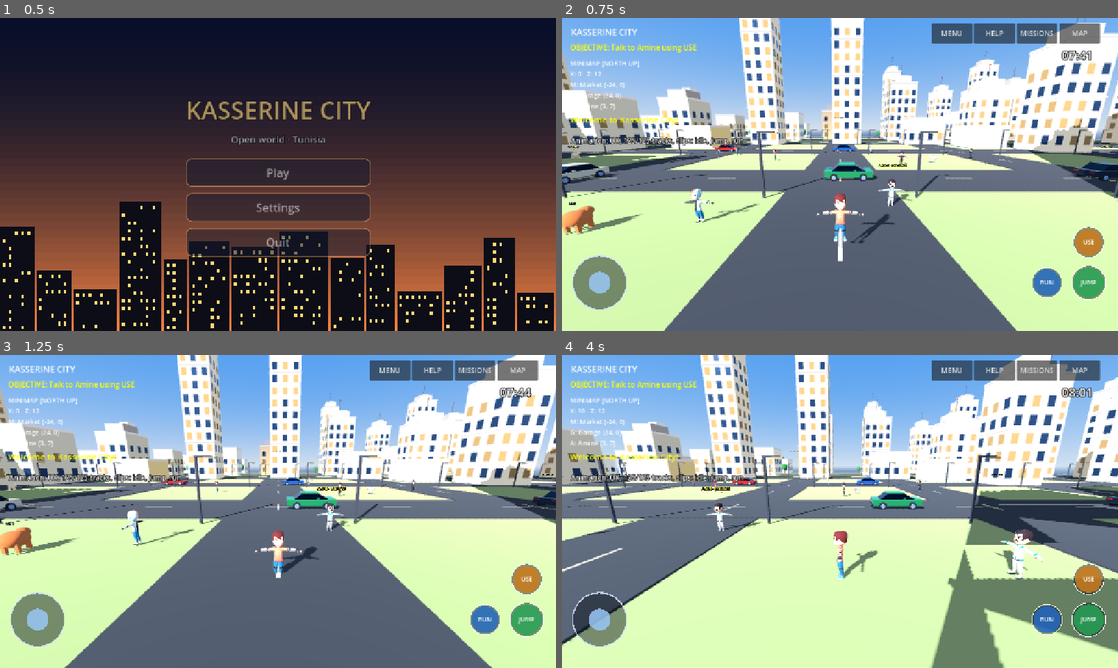
Above: before the commit, frames 1-4 (two rows, left to right).
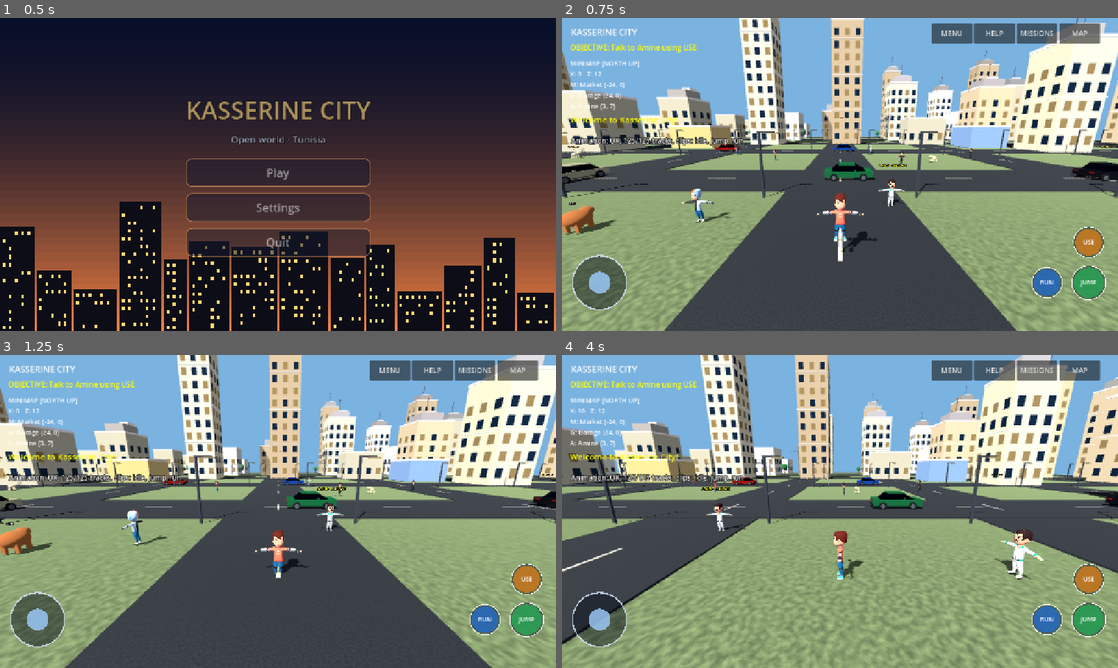
Above: after the commit, the same moments.

Repository: Gass-OS/Kasserine-City
Game: Godot game, scene res://menu.tscn
Same seed, same stepped clock (60 frames per second), same inputs: the game is played once before the commit and once after it.
Inputs (mouse positions are in pixels of both pictures, inside the frame that each line leads up to):
- Up to frame 1 (0.5 s): no input
- Up to frame 2 (0.75 s): click "Play" at 0.5 s
- Up to frame 3 (1.25 s): no input
- Up to frame 4 (4 s): move the mouse to (962, 495) at 1.27 s; hold D 1.28-2 s; click (962, 495) at 1.42 s; tap Space at 1.52 s; drag from (728, 527) to (812, 574) at 2.02 s; move the mouse to (895, 442) at 2.77 s; hold D 2.78-3.5 s; drag from (812, 574) to (673, 464) at 3.52 s

Frame 1 is identical in both runs. In frame 2, 78% of the frame differs, in the area x 0-100%, y 0-100%; in frame 3, 79%; in frame 4, 79%.
Error after the commit: Parse Error: Used space character for indentation instead of tab as used before in the file. (res://scripts/daynight.gd:84)

Commit message:
Stage 5: procedural PBR-like materials, cinematic lighting, fog, bloom

Diff:
--- a/main.tscn
+++ b/main.tscn
@@ -6,6 +6,7 @@
 [ext_resource type="Script" path="res://scripts/dialogue.gd" id="4"]
 [ext_resource type="Script" path="res://scripts/anim_driver.gd" id="5"]
 [ext_resource type="Script" path="res://scripts/missions_plus.gd" id="6"]
+[ext_resource type="Script" path="res://scripts/materials_plus.gd" id="7"]
 
 [node name="KasserineCity" type="Node3D"]
 script = ExtResource("1")
@@ -24,3 +25,6 @@
 
 [node name="MissionsPlus" type="Node" parent="."]
 script = ExtResource("6")
+
+[node name="MaterialsPlus" type="Node" parent="."]
+script = ExtResource("7")
--- a/scripts/daynight.gd
+++ b/scripts/daynight.gd
@@ -80,3 +80,27 @@
 	env.ambient_light_energy = lerpf(0.5, 1.0, day)
 	var hrs := t * 24.0
 	clock.text = "%02d:%02d" % [int(hrs), int(fmod(hrs, 1.0) * 60.0)]
+
+func _fx_setup() -> void:
+    env.tonemap_mode = Environment.TONE_MAPPER_ACES
+    env.tonemap_white = 6.0
+    env.reflected_light_source = Environment.REFLECTION_SOURCE_SKY
+    env.adjustment_enabled = true
+    env.adjustment_contrast = 1.08
+    env.adjustment_saturation = 1.12
+    env.glow_enabled = Settings.quality >= 1
+    env.glow_intensity = 0.8
+    env.glow_bloom = 0.08
+    env.glow_hdr_threshold = 1.0
+    env.glow_blend_mode = Environment.GLOW_BLEND_MODE_SOFTLIGHT
+    env.fog_enabled = Settings.quality >= 1
+    env.fog_density = 0.004
+    env.fog_sky_affect = 0.5
+    sun.directional_shadow_max_distance = 110.0
+    sun.directional_shadow_mode = DirectionalLight3D.SHADOW_PARALLEL_2_SPLITS
+
+func _fx_update(day: float, warm: float, hor: Color) -> void:
+    env.fog_light_color = hor
+    env.fog_density = lerpf(0.007, 0.0035, day)
+    env.glow_intensity = lerpf(1.0, 0.6, day)
+    env.tonemap_exposure = lerpf(1.15, 1.0, day)
--- /dev/null
+++ b/scripts/materials_plus.gd
@@ -0,0 +1,115 @@
+extends Node
+
+const ROAD := Color(0.16, 0.17, 0.18)
+const GROUND := Color(0.42, 0.48, 0.31)
+
+var world: Node
+var dn
+var road_mat: StandardMaterial3D
+var cache := {}
+var acc := 0.0
+
+func _ready() -> void:
+    await get_tree().process_frame
+    await get_tree().process_frame
+    world = get_parent()
+    dn = world.get_node_or_null("DayNight")
+    _build()
+    _apply(world)
+
+func _ramp(a: Color, b: Color) -> Gradient:
+    var g := Gradient.new()
+    g.colors = PackedColorArray([a, b])
+    g.offsets = PackedFloat32Array([0.0, 1.0])
+    return g
+
+func _tex(freq: float, seed_val: int, kind: int, lo: Color, hi: Color) -> NoiseTexture2D:
+    var n := FastNoiseLite.new()
+    n.noise_type = kind
+    n.frequency = freq
+    n.seed = seed_val
+    var t := NoiseTexture2D.new()
+    t.noise = n
+    t.width = 512
+    t.height = 512
+    t.seamless = true
+    t.color_ramp = _ramp(lo, hi)
+    return t
+
+func _nrm(freq: float, seed_val: int, kind: int, bump: float) -> NoiseTexture2D:
+    var n := FastNoiseLite.new()
+    n.noise_type = kind
+    n.frequency = freq
+    n.seed = seed_val
+    var t := NoiseTexture2D.new()
+    t.noise = n
+    t.width = 512
+    t.height = 512
+    t.seamless = true
+    t.as_normal_map = true
+    t.bump_strength = bump
+    return t
+
+func _make(color: Color, albedo: Texture2D, normal: Texture2D, scale: float, rough: float, nscale: float) -> StandardMaterial3D:
+    var m := StandardMaterial3D.new()
+    m.albedo_color = color
+    m.albedo_texture = albedo
+    m.normal_enabled = true
+    m.normal_texture = normal
+    m.normal_scale = nscale
+    m.roughness = rough
+    m.uv1_triplanar = true
+    m.uv1_world_triplanar = true
+    m.uv1_scale = Vector3.ONE * scale
+    return m
+
+var asphalt_tex: Texture2D
+var asphalt_nrm: Texture2D
+var stucco_tex: Texture2D
+var stucco_nrm: Texture2D
+var ground_tex: Texture2D
+var ground_nrm: Texture2D
+var ground_mat: StandardMaterial3D
+
+func _build() -> void:
+    var k_s := FastNoiseLite.TYPE_SIMPLEX_SMOOTH
+    var k_c := FastNoiseLite.TYPE_CELLULAR
+    asphalt_tex = _tex(0.12, 11, k_s, Color(0.55, 0.55, 0.57), Color(1, 1, 1))
+    asphalt_nrm = _nrm(0.22, 12, k_c, 3.0)
+    stucco_tex = _tex(0.07, 21, k_s, Color(0.72, 0.72, 0.72), Color(1, 1, 1))
+    stucco_nrm = _nrm(0.14, 22, k_s, 2.5)
+    ground_tex = _tex(0.05, 31, k_s, Color(0.55, 0.55, 0.55), Color(1, 1, 1))
+    ground_nrm = _nrm(0.18, 32, k_c, 2.0)
+    road_mat = _make(ROAD, asphalt_tex, asphalt_nrm, 0.25, 0.8, 0.8)
+    ground_mat = _make(GROUND, ground_tex, ground_nrm, 0.15, 0.95, 0.6)
+
+func _apply(n: Node) -> void:
+    if n is MeshInstance3D:
+        var mi := n as MeshInstance3D
+        var bm := mi.mesh as BoxMesh
+        var mat := mi.material_override as StandardMaterial3D
+        if bm != null and mat != null and not mat.emission_enabled and mat.albedo_texture == null:
+            var c := mat.albedo_color
+            var s := bm.size
+            if c.is_equal_approx(ROAD):
+                mi.material_override = road_mat
+            elif c.is_equal_approx(GROUND):
+                mi.material_override = ground_mat
+            elif s.y >= 3.0 and s.x >= 6.0 and s.z >= 6.0:
+                var key := c.to_html()
+                if not cache.has(key):
+                    cache[key] = _make(c, stucco_tex, stucco_nrm, 0.22, 0.9, 0.7)
+                mi.material_override = cache[key]
+    for ch in n.get_children():
+        _apply(ch)
+
+func _process(delta: float) -> void:
+    if dn == null or road_mat == null:
+        return
+    acc += delta
+    if acc < 0.5:
+        return
+    acc = 0.0
+    var t: float = dn.t
+    var day := clampf(sin((t - 0.25) * TAU) * 2.5 + 0.35, 0.0, 1.0)
+    road_mat.roughness = lerpf(0.3, 0.8, day)
Not shown: 1 places in main.tscn that only renumber resources
